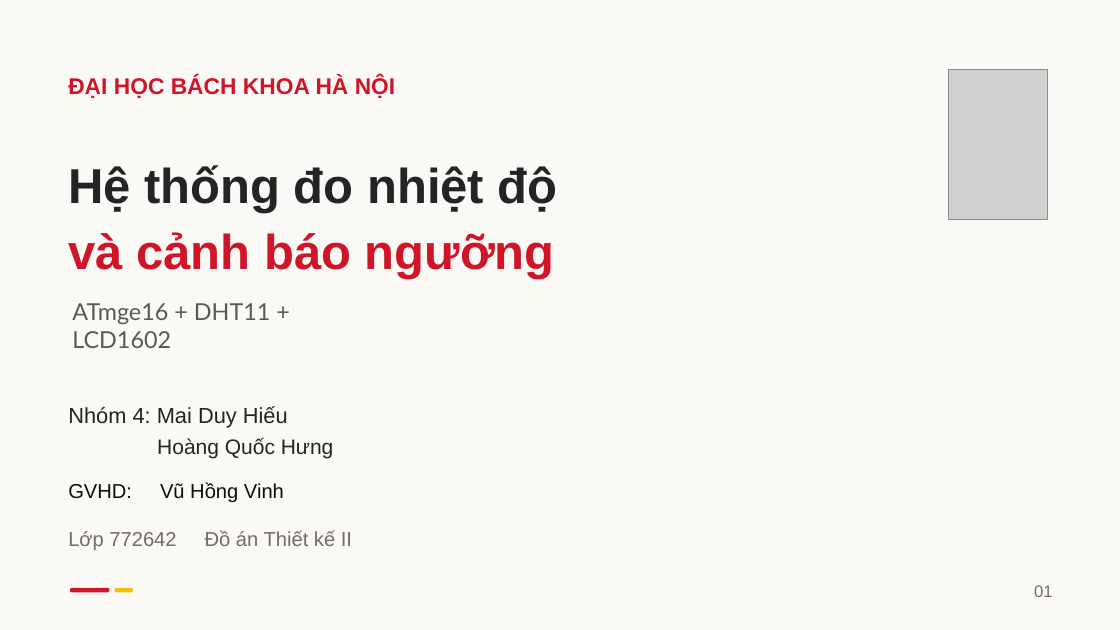
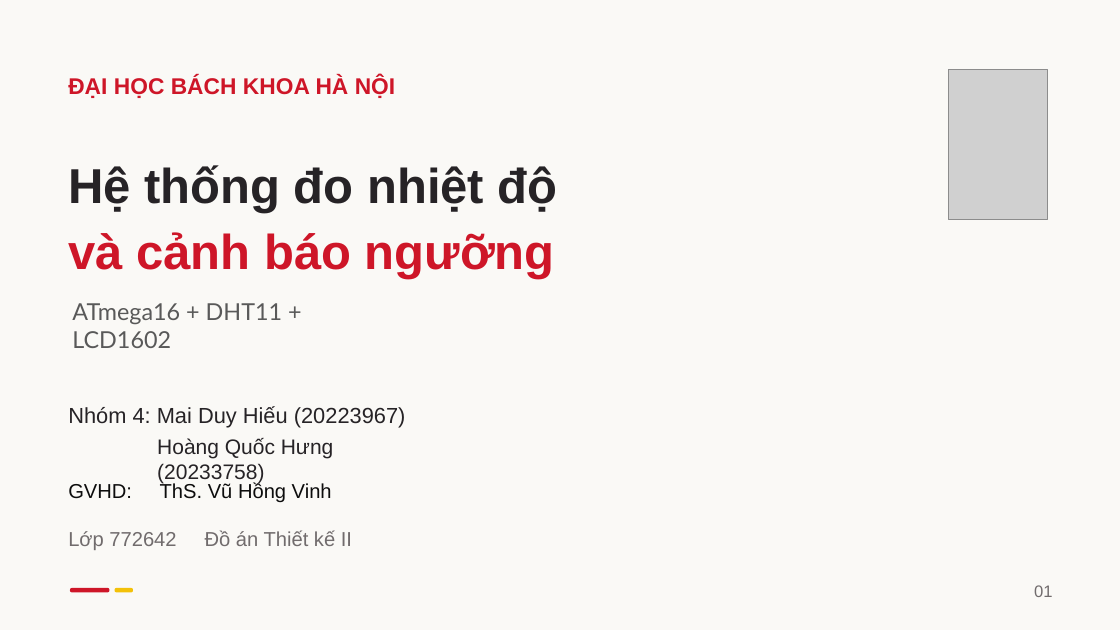
Before and after one commit to kudohieu1209/ET1-DA2, a slide deck: slide 1 of docs/report/slides/DA2_Bao_cao_HUST.pptx. Drawn at 1120x630 pixels with LibreOffice and Linux fonts; fonts in the diff are those of the drawing; grey boxes stand for pictures. Boxes give left, top, right and bottom in pixels: in the first picture for what was removed or moved away, otherwise in the second. Text is boxed around its words. In the diff, an @@ line names an element or a change of style, - is before the commit and + after.

```diff
--- a/docs/report/slides/DA2_Bao_cao_HUST.pptx
+++ b/docs/report/slides/DA2_Bao_cao_HUST.pptx
@@ text at (72, 303, 282, 348): text changed @@
-ATmge16 + DHT11 + LCD1602
+ATmega16 + DHT11 + LCD1602
@@ text at (68, 406, 406, 428): text changed @@
-Nhóm 4: Mai Duy Hiếu
+Nhóm 4: Mai Duy Hiếu (20223967)
@@ text at (157, 438, 334, 484): text changed @@
-Hoàng Quốc Hưng
+Hoàng Quốc Hưng (20233758)
@@ text at (68, 482, 332, 502): text changed @@
-GVHD: Vũ Hồng Vinh
+GVHD: ThS. Vũ Hồng Vinh
```
Also in this commit, not shown: 16 other slides changed, 2 slides added, 11 other files.
